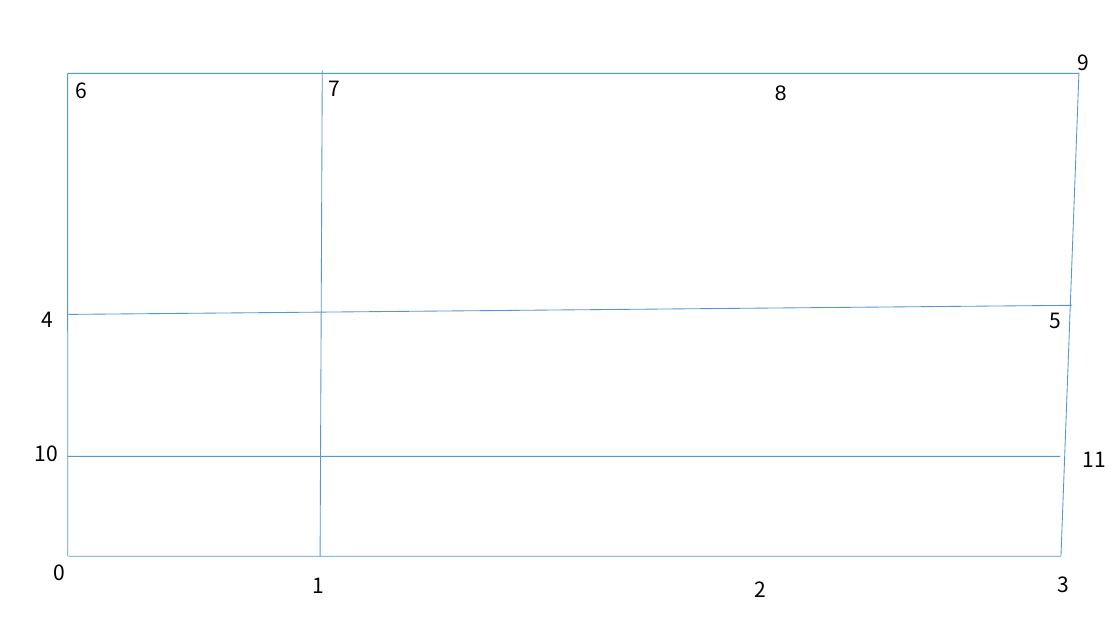
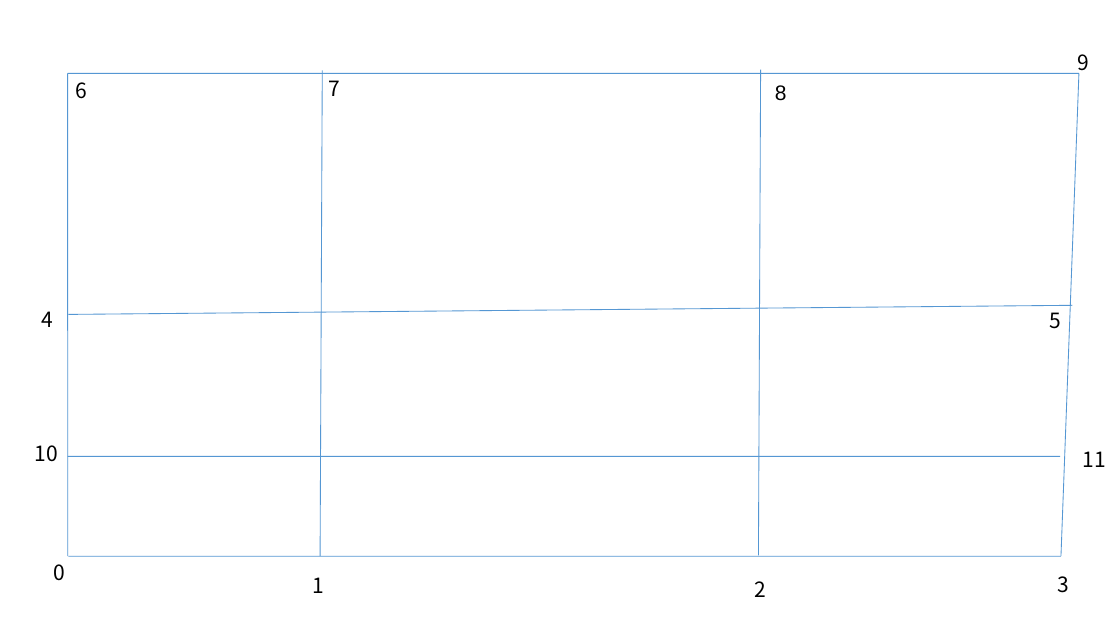
Before and after one commit to gaoak/Mesh2D, a slide deck: slide 1 of meshdivision.pptx. Drawn at 1120x630 pixels with LibreOffice and Linux fonts; fonts in the diff are those of the drawing. Boxes give left, top, right and bottom in pixels: in the first picture for what was removed or moved away, otherwise in the second. Text is boxed around its words. In the diff, an @@ line names an element or a change of style, - is before the commit and + after.

```diff
--- a/meshdivision.pptx
+++ b/meshdivision.pptx
@@ line added from (761, 70) to (759, 555), #5597D3 0.75 pt @@
```
Also in this commit, not shown: 1 other file.
